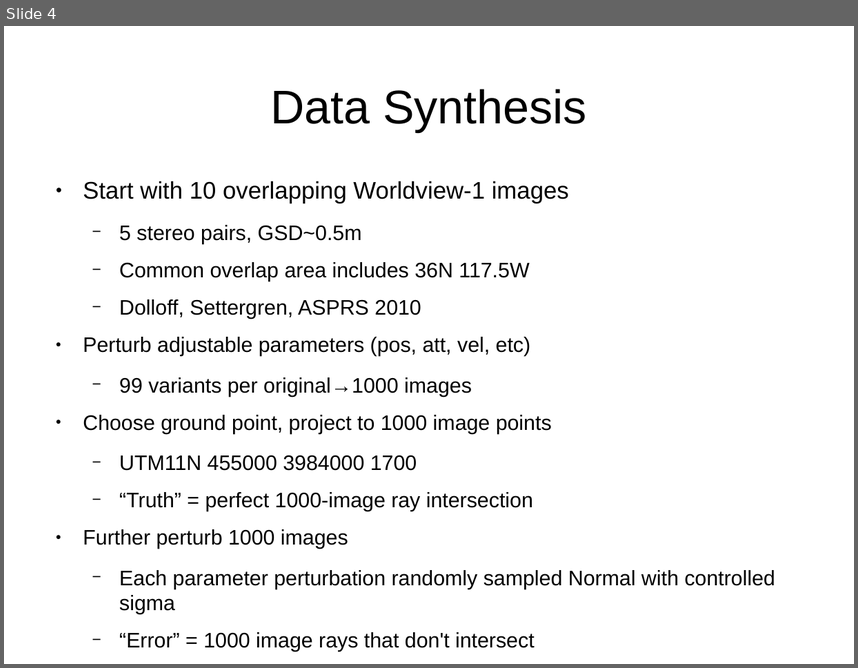
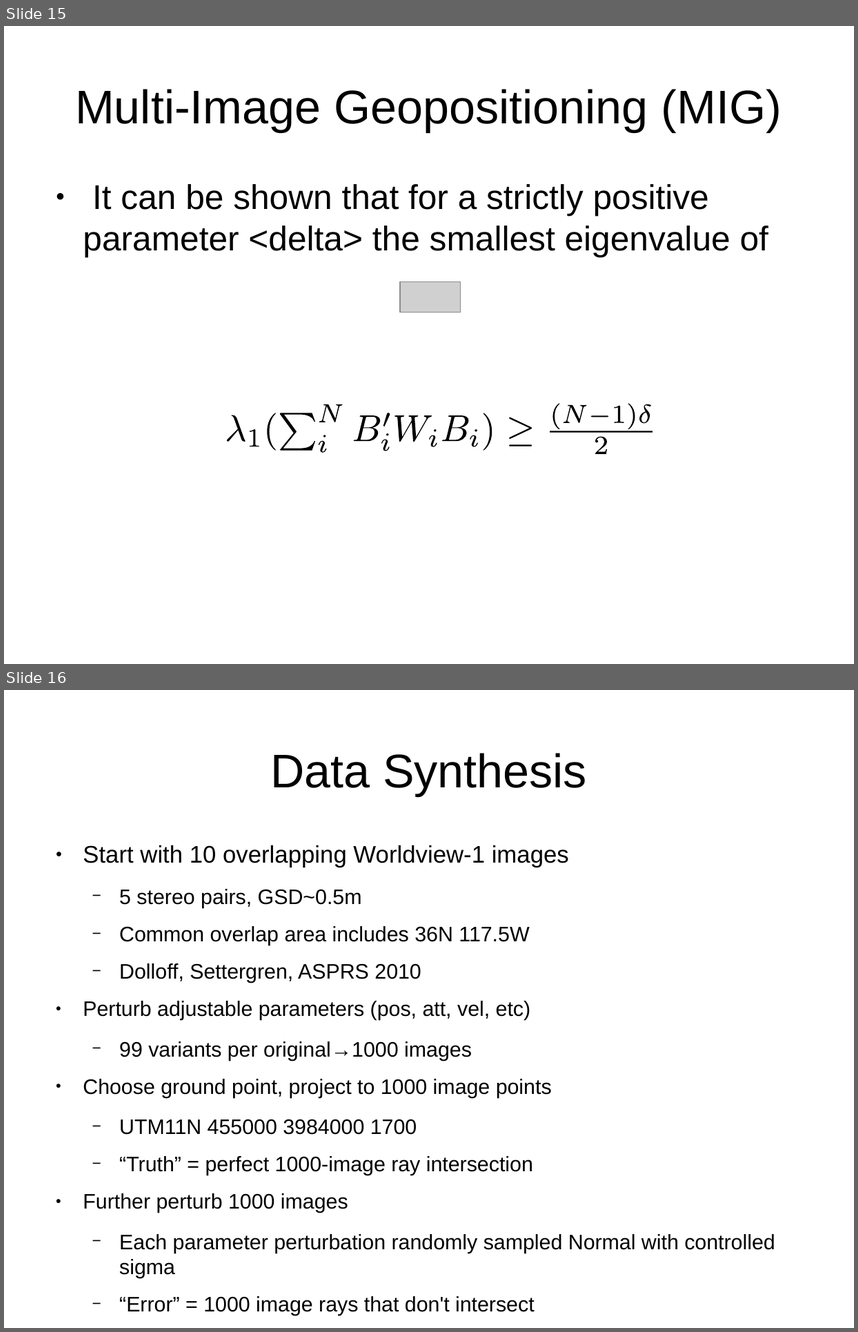
Before and after one commit to sethmerickel/Multi-Image-Geopositioning, a slide deck: papers/asprs2017.odp. Shown one above the other, each under a label of ours: slide 4 before the commit, slides 15 and 16 after it. The pictures are 858x668 and 858x1332 pixels, drawn with LibreOffice and Linux fonts; fonts in the diff are those of the drawing; grey boxes stand for pictures. Boxes give left, top, right and bottom in pixels: in the first picture for what was removed or moved away, otherwise in the second. Text is boxed around its words. In the diff, an @@ line names an element or a change of style, - is before the commit and + after.

```diff
--- a/papers/asprs2017.odp
+++ b/papers/asprs2017.odp
@@ slide 15 added at box(4, 26, 854, 664), background #FFFFFF @@
@@ title added at box(75, 89, 782, 132), 44 pt, text #000000 @@
+Multi-Image Geopositioning (MIG)
@@ text added at box(83, 184, 769, 257), 32 pt, text #000000 @@
+● It can be shown that for a strictly positive parameter <delta> the smallest eigenvalue of
@@ picture added at box(401, 282, 461, 312) @@
@@ group added at box(225, 403, 653, 454): 24 freeform shapes @@
@@ what was slide 4 is now slide 16 @@
```
Also in this commit, not shown: 1 slide changed, 11 other slides added.
